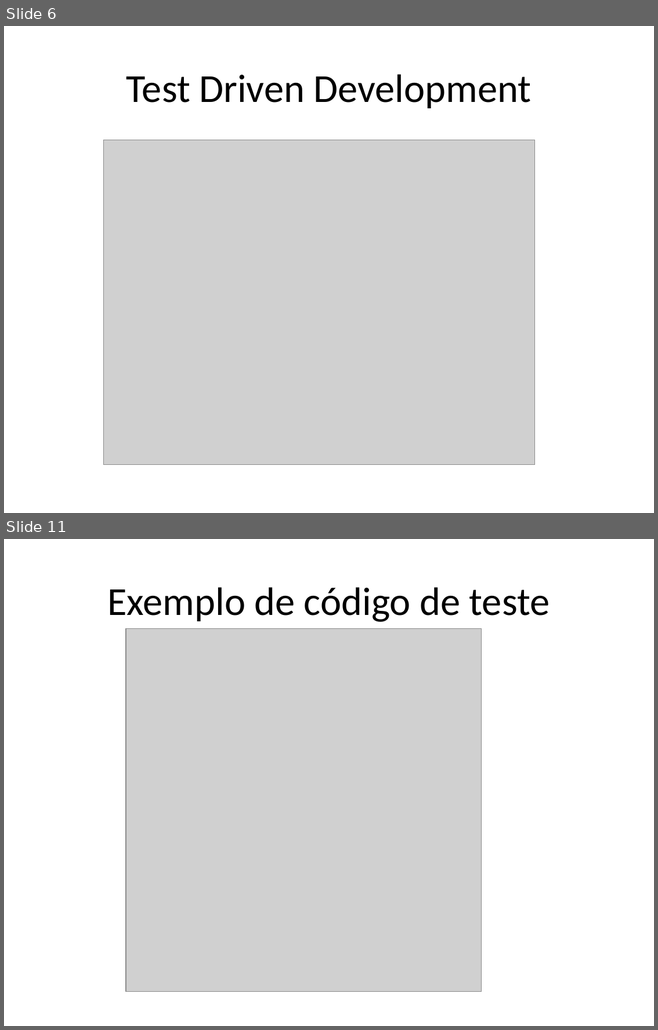
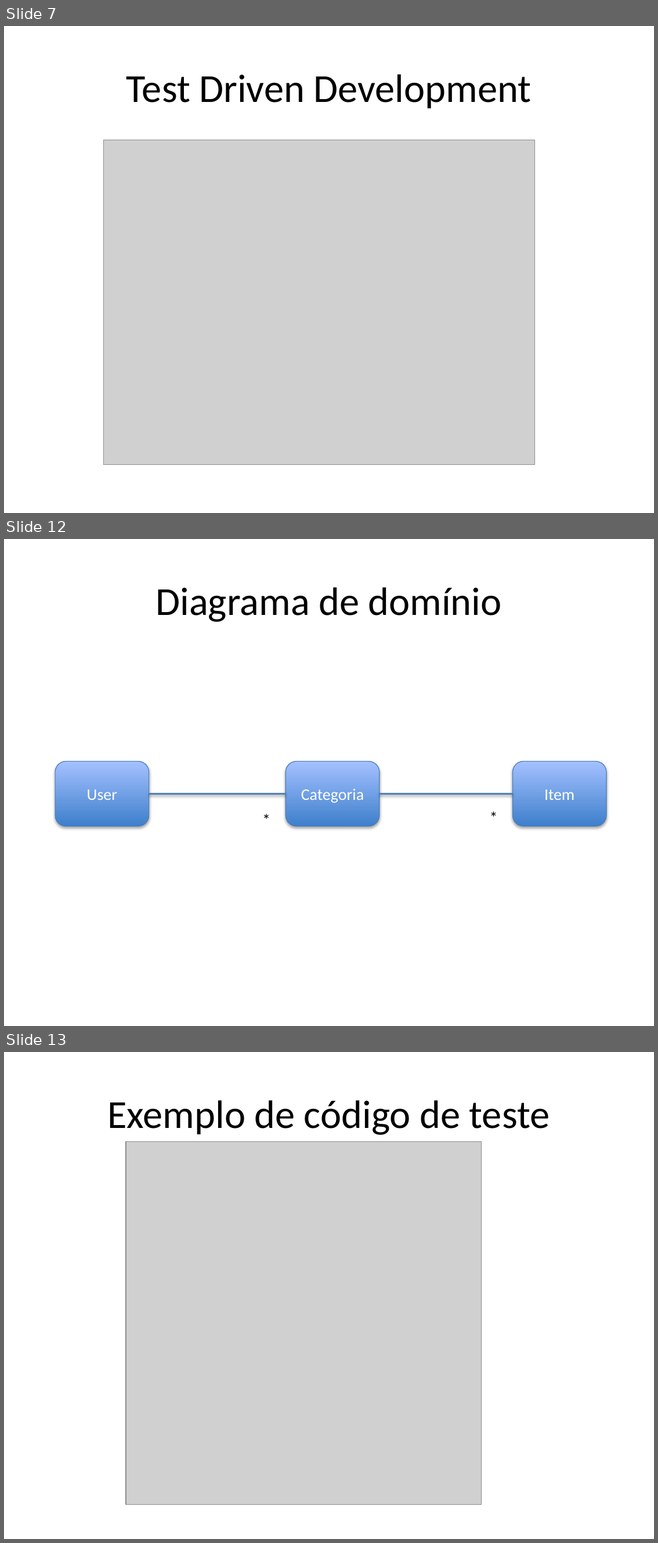
Before and after one commit to jpjcjbr/tccjp, a slide deck: apresentacao tcc.pptx. Shown one above the other, each under a label of ours: slides 6 and 11 before the commit, slides 7, 12 and 13 after it; the slides between them are not shown. The pictures are 658x1030 and 658x1543 pixels, drawn with LibreOffice and Linux fonts; fonts in the diff are those of the drawing; grey boxes stand for pictures. Boxes give left, top, right and bottom in pixels: in the first picture for what was removed or moved away, otherwise in the second. Text is boxed around its words. In the diff, an @@ line names an element or a change of style, - is before the commit and + after.

```diff
--- a/apresentacao tcc.pptx
+++ b/apresentacao tcc.pptx
@@ slide 12 added at [4,539,654,1026], background #FFFFFF @@
@@ title added at [155,587,502,622], 44 pt, text #000000 @@
+Diagrama de domínio
@@ group added at [55,761,606,832]: 3 rounded rectangles, 2 lines, 2 texts @@
+Categoria
+Item
+User
+*
+*
@@ what was slide 6 is now slide 7 @@
@@ what was slide 11 is now slide 13 @@
```
Also in this commit, not shown: 12 slides changed, 2 other slides added, 1 other file.
